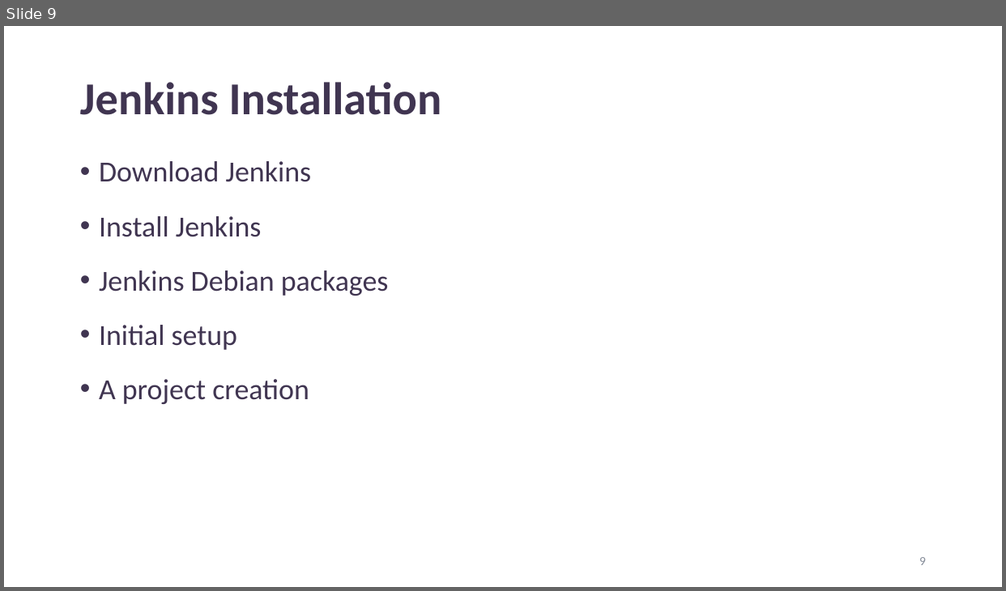
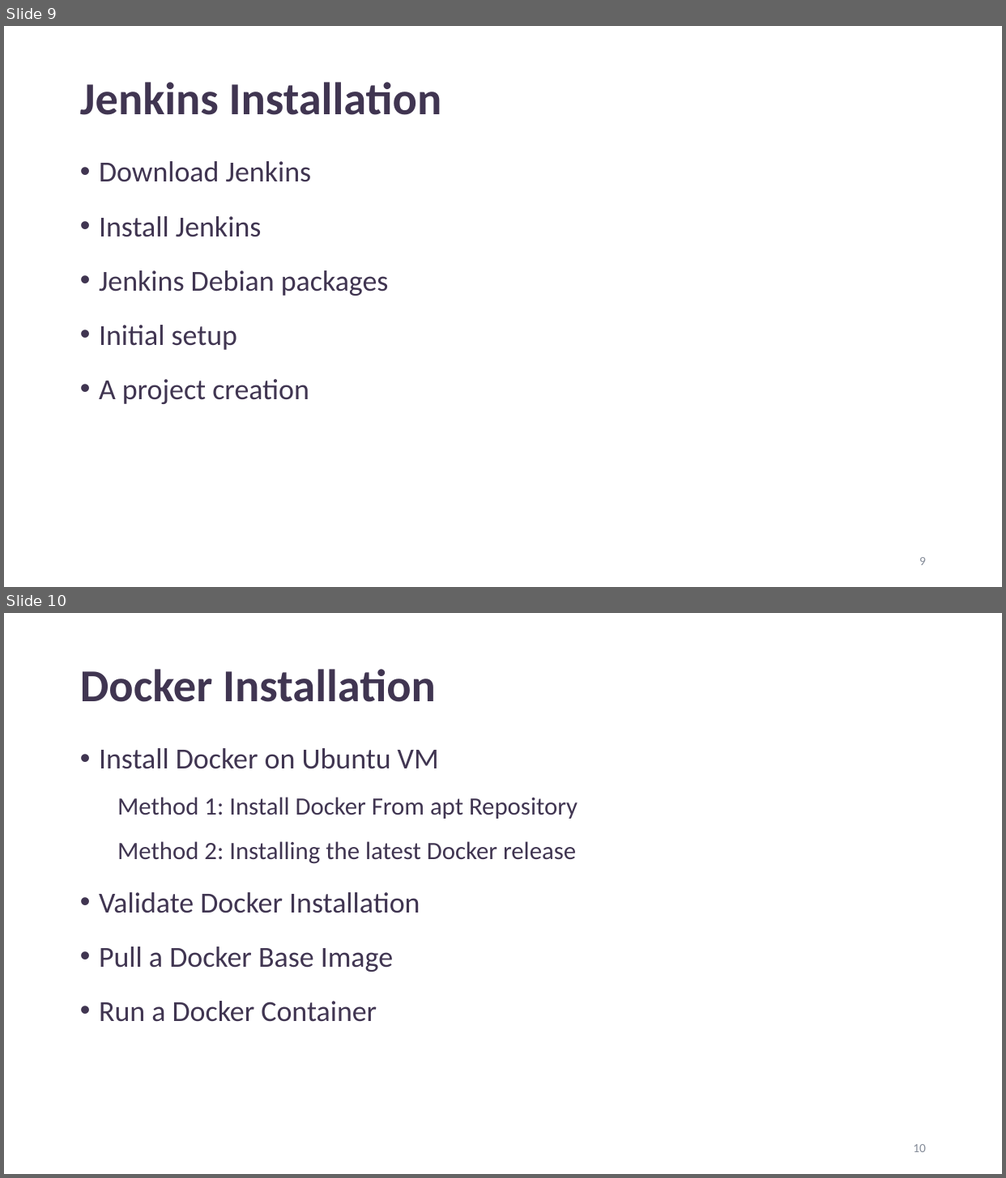
Before and after one commit to logicopslab/DevSecOps_Project, a slide deck: DevSecOps V1.1.pptx. Shown one above the other, each under a label of ours: slide 9 before the commit, slides 9 and 10 after it. The pictures are 1006x591 and 1006x1178 pixels, drawn with LibreOffice and Linux fonts; fonts in the diff are those of the drawing. Boxes give left, top, right and bottom in pixels: in the first picture for what was removed or moved away, otherwise in the second. Text is boxed around its words. In the diff, an @@ line names an element or a change of style, - is before the commit and + after.

Commit message:
Adding PPT

```diff
--- a/DevSecOps V1.1.pptx
+++ b/DevSecOps V1.1.pptx
@@ slide 10 added at [4, 613, 1002, 1174], background #FFFFFF @@
@@ title added at [80, 669, 436, 702], 44 pt, text #403551, bold @@
+Docker Installation
@@ text added at [99, 748, 577, 1022], 28 pt, text #403551 @@
+• Install Docker on Ubuntu VM
+  Method 1: Install Docker From apt Repository
+  Method 2: Installing the latest Docker release
+• Validate Docker Installation
+• Pull a Docker Base Image
+• Run a Docker Container
@@ page number added at [913, 1144, 926, 1152], 12 pt, text #848B98 @@
+10
```
